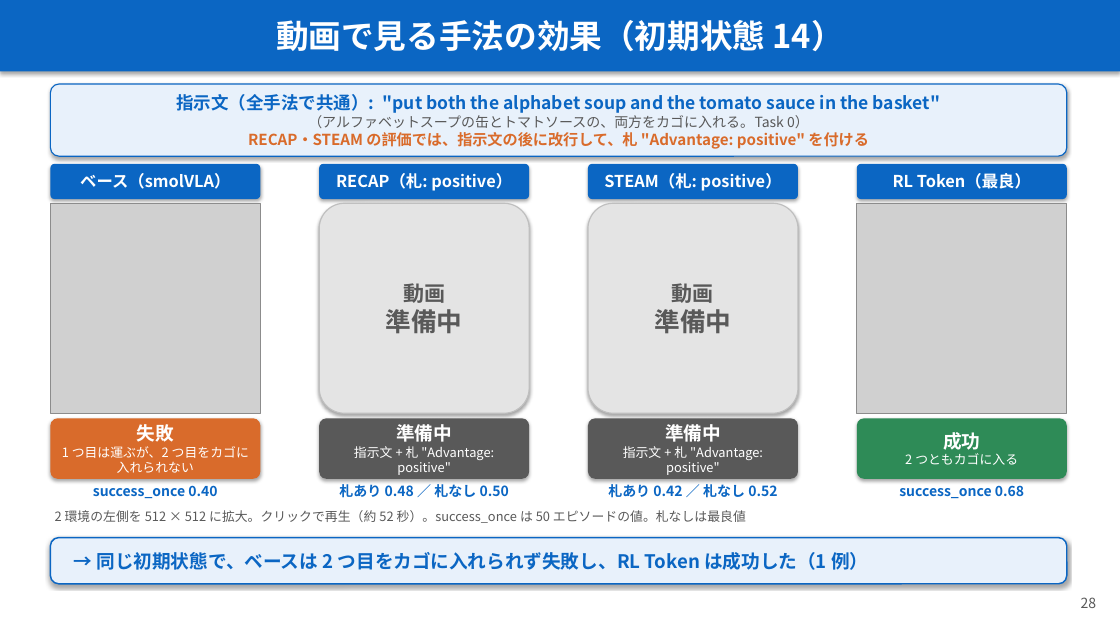
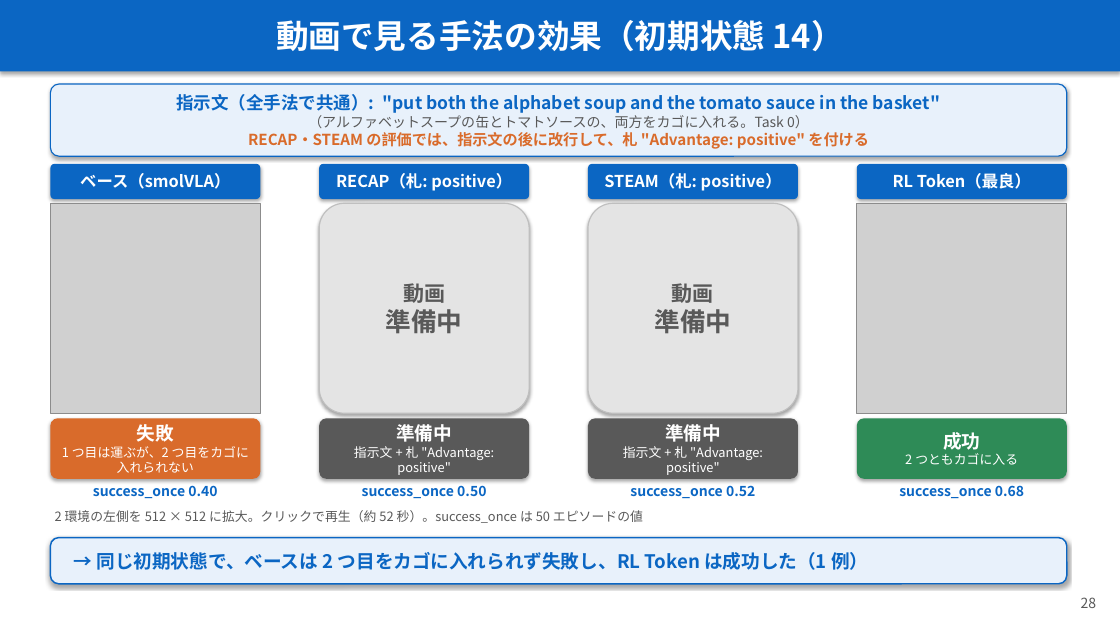
Before and after one commit to Junhand/libero_RL, a slide deck: slide 28 of docs/RECAP_STEAM_RLToken.pptx. Drawn at 1120x630 pixels with LibreOffice and Linux fonts; fonts in the diff are those of the drawing; grey boxes stand for pictures. Boxes give left, top, right and bottom in pixels: in the first picture for what was removed or moved away, otherwise in the second. Text is boxed around its words. In the diff, an @@ line names an element or a change of style, - is before the commit and + after.

```diff
--- a/docs/RECAP_STEAM_RLToken.pptx
+++ b/docs/RECAP_STEAM_RLToken.pptx
@@ text at (362,485,486,499): text changed @@
-札あり 0.48 ／ 札なし 0.50
+success_once 0.50
@@ text at (630,485,755,499): text changed @@
-札あり 0.42 ／ 札なし 0.52
+success_once 0.52
@@ text at (55,510,643,523): text changed @@
-2 環境の左側を 512 × 512 に拡大。クリックで再生（約 52 秒）。success_once は 50 エピソードの値。札なしは最良値
+2 環境の左側を 512 × 512 に拡大。クリックで再生（約 52 秒）。success_once は 50 エピソードの値
```
Also in this commit, not shown: 3 other slides changed, 1 other file.
